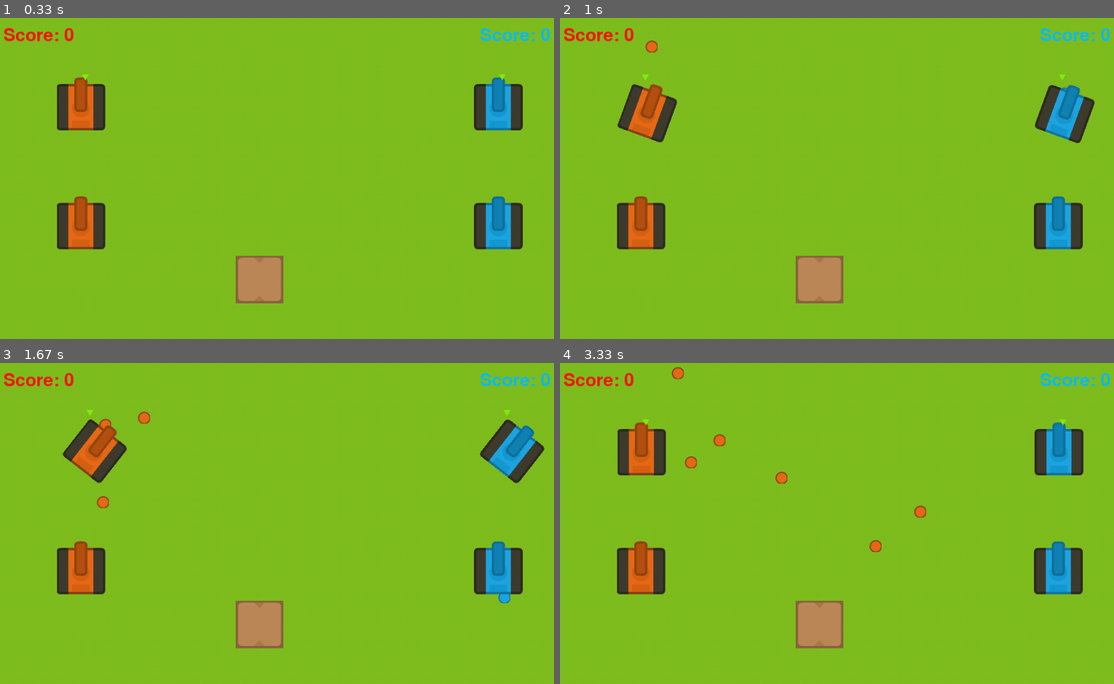
Above: before the commit, frames 1-4 (two rows, left to right).
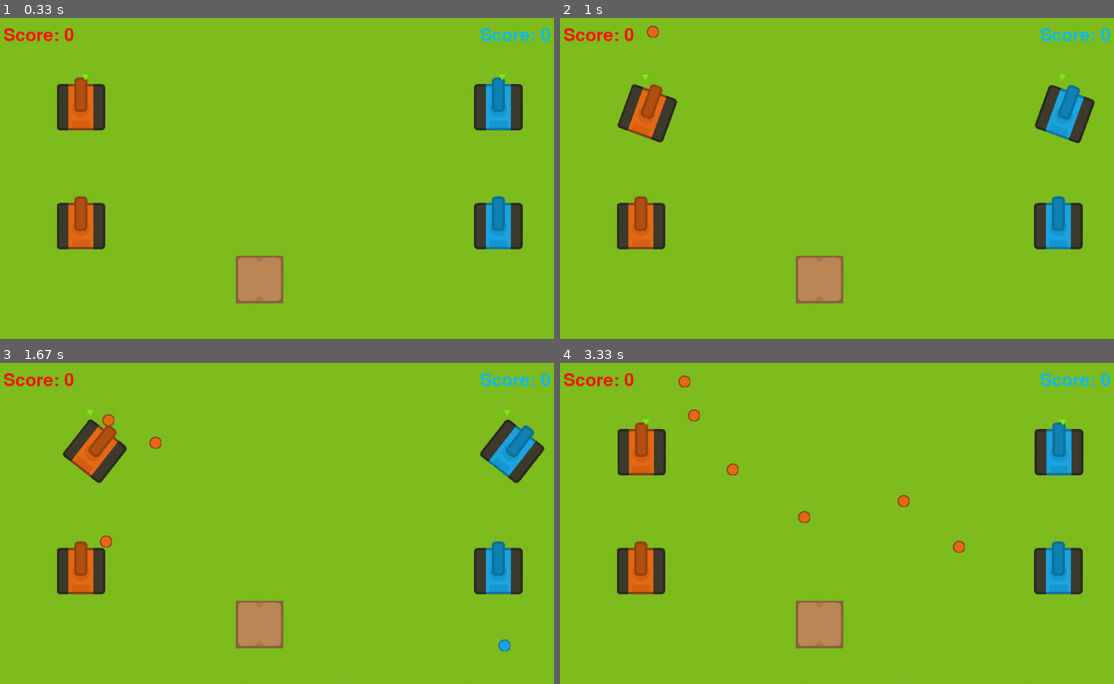
Above: after the commit, the same moments.

Repository: lenghia2797/TankPyGame
Game: pygame game, started from main.py
The game is run twice, just before and just after one commit, with the same random seed, the same clock (stepped at 60 frames per second) and the same inputs.
Inputs (mouse positions are in pixels of both pictures, inside the frame that each line leads up to):
- Up to frame 1 (0.33 s): no input
- Up to frame 2 (1 s): tap Enter at 0.33 s; hold Right from 0.67 s (still down); hold D from 0.67 s (still down); move the mouse to (1025, 168) at 0.7 s; tap X at 0.73 s
- Up to frame 3 (1.67 s): tap X at 1.03, 1.23, 1.57 s; release Right at 1.13 s; release D at 1.13 s; hold Up 1.17-1.47 s; hold W 1.17-1.47 s; move the mouse to (288, 542) at 1.2 s; hold Right from 1.5 s (still down); hold D from 1.5 s (still down); move the mouse to (144, 526) at 1.53 s
- Up to frame 4 (3.33 s): tap X at 1.87, 2.07, 2.37, 2.63, 2.97, 3.27 s; release Right at 1.97 s; release D at 1.97 s; hold Left 2-2.53 s; hold A 2-2.53 s; move the mouse to (897, 594) at 2.03 s; hold Down 2.57-2.87 s; hold S 2.57-2.87 s; move the mouse to (665, 600) at 2.6 s; hold Left 2.9-3.3 s; hold A 2.9-3.3 s; move the mouse to (925, 411) at 2.93 s

Frame 1 is identical in both runs. In frame 2, 0.2% of the frame differs, in the area x 15-92%, y 2-23%; in frame 3, 0.5%; in frame 4, 0.9%, in the area x 20-74%, y 1-60%.

Commit message:
fix bullet

Diff:
--- a/Bullet.py
+++ b/Bullet.py
@@ -11,11 +11,16 @@
         self.xy = 0
         self.collide = 0
         self.tank: Tank
-        self.speed = 20/3
+        self.speed = 25/3
+
+        self.a = -0.05
 
     def update(self):
         super().update()
         if self.active:
+            self.vx *= 0.998
+            self.vy *= 0.998
+
             self.x += self.vx
             self.y += self.vy
             self.rect.x = self.x
